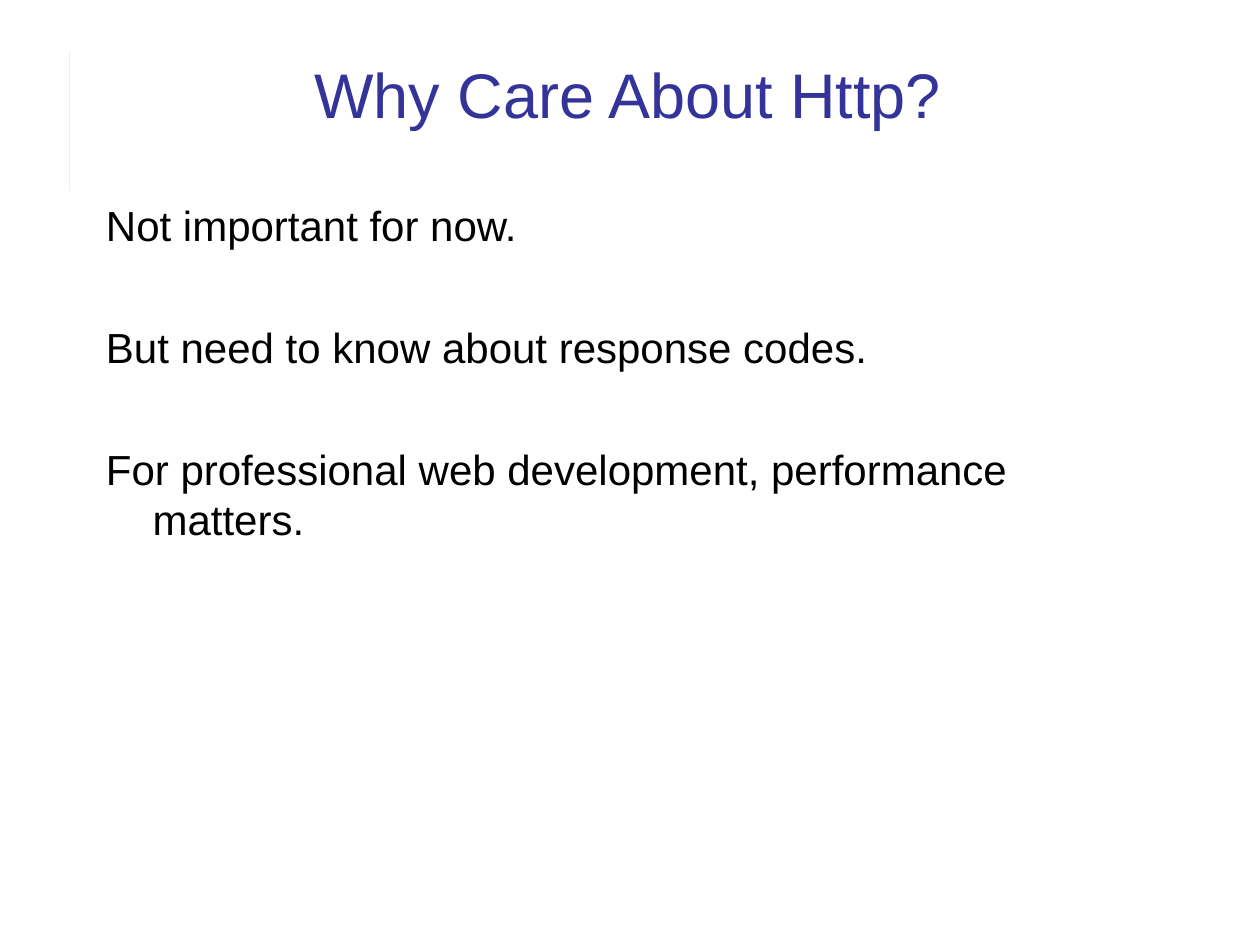
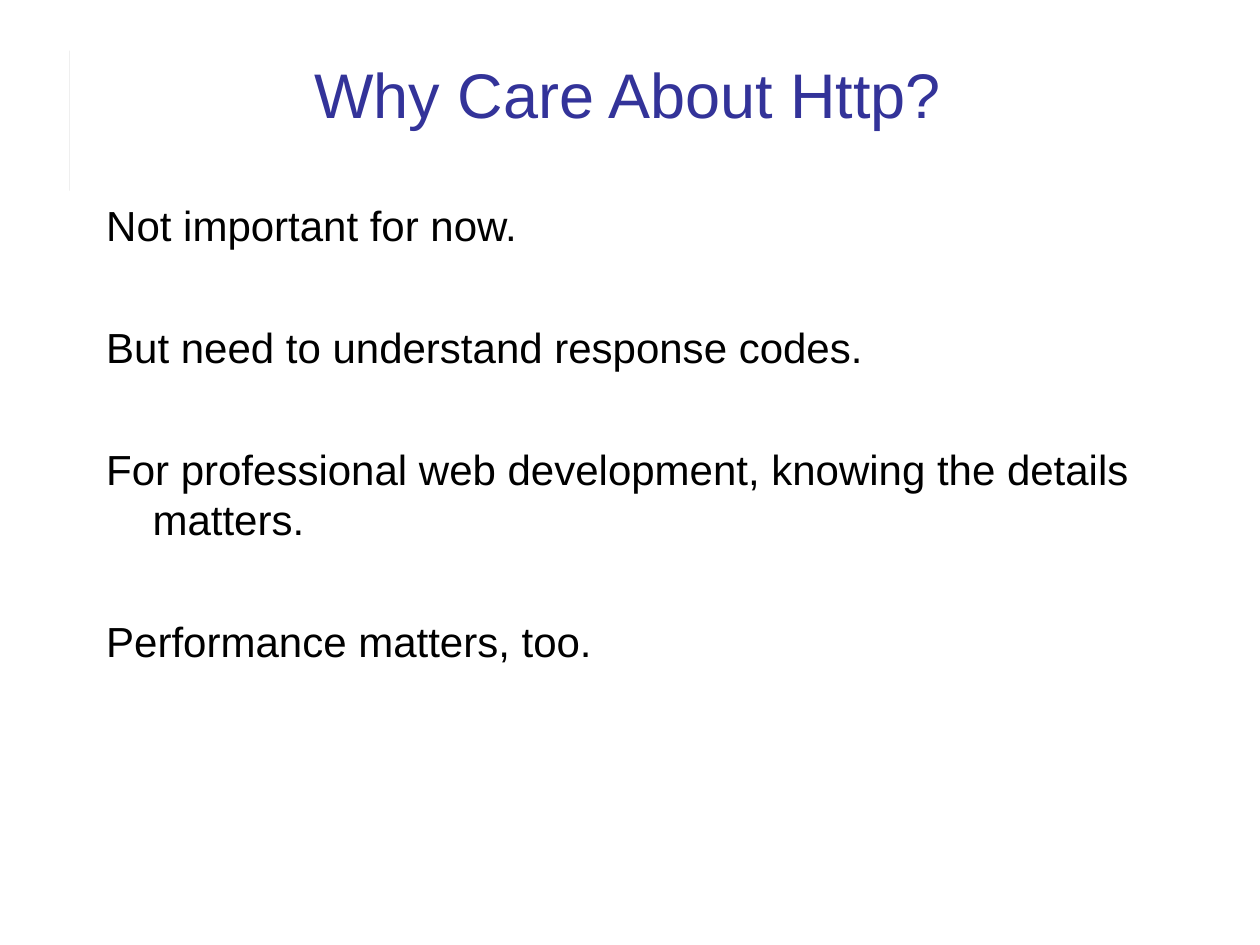
Before and after one commit to cpske/ISP, a slide deck: slide 15 of web/HTTP-in-Action.ppt. Drawn at 1260x945 pixels with LibreOffice and Linux fonts; fonts in the diff are those of the drawing. Boxes give left, top, right and bottom in pixels: in the first picture for what was removed or moved away, otherwise in the second. Text is boxed around its words. In the diff, an @@ line names an element or a change of style, - is before the commit and + after.

```diff
--- a/web/HTTP-in-Action.ppt
+++ b/web/HTTP-in-Action.ppt
@@ text at (106,332,1128,663): text changed @@
-But need to know about response codes.
-For professional web development, performance matters.
+But need to understand response codes.
+For professional web development, knowing the details matters.
+Performance matters, too.
```
Also in this commit, not shown: 8 other slides changed, 21 other files.
